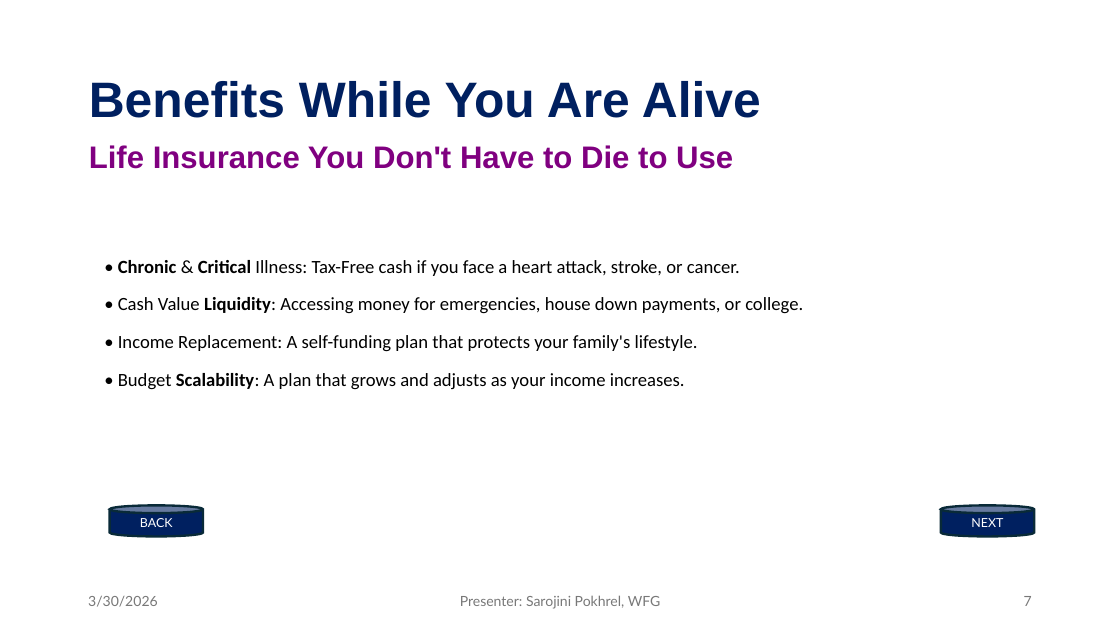
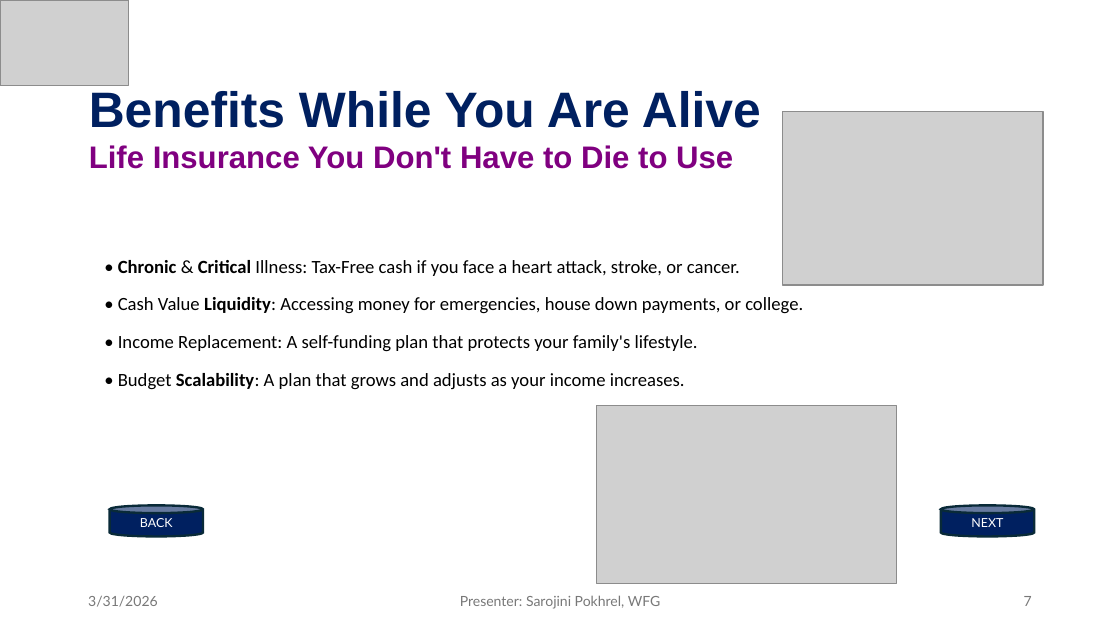
Before and after one commit to my1stgit/testgitrepo, a slide deck: slide 7 of Presentation1.pptm. Drawn at 1120x630 pixels with LibreOffice and Linux fonts; fonts in the diff are those of the drawing; grey boxes stand for pictures. Boxes give left, top, right and bottom in pixels: in the first picture for what was removed or moved away, otherwise in the second. Text is boxed around its words. In the diff, an @@ line names an element or a change of style, - is before the commit and + after.

```diff
--- a/Presentation1.pptm
+++ b/Presentation1.pptm
@@ picture added at [0, 0, 129, 85] @@
@@ text "Benefits While You Are Alive": place and size @@
-text "Benefits While You Are Alive" at [89, 81, 761, 118]
+text "Benefits While You Are Alive" at [89, 91, 761, 128]
@@ picture added at [783, 111, 1044, 284] @@
@@ picture added at [597, 405, 897, 584] @@
@@ text at [88, 596, 158, 607]: text changed @@
-3/30/2026
+3/31/2026
```
Also in this commit, not shown: 10 other slides changed, 4 other files.
